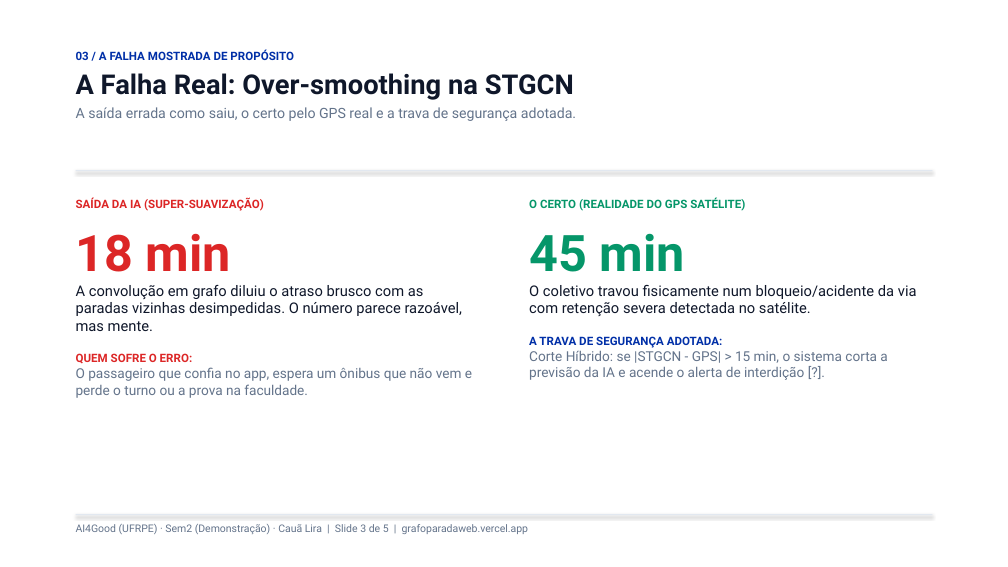
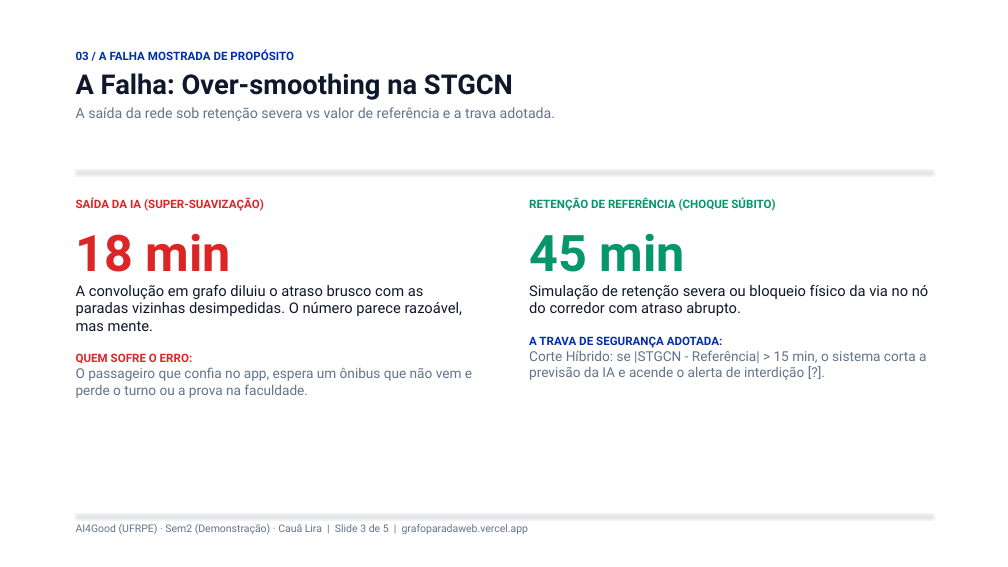
Before and after one commit to lira-labs/workspace, a slide deck: slide 3 of code/grafoparada_web/GrafoParada_Seminario2_CauaLira.pptx. Drawn at 1008x567 pixels with LibreOffice and Linux fonts; fonts in the diff are those of the drawing. Boxes give left, top, right and bottom in pixels: in the first picture for what was removed or moved away, otherwise in the second. Text is boxed around its words. In the diff, an @@ line names an element or a change of style, - is before the commit and + after.

```diff
--- a/code/grafoparada_web/GrafoParada_Seminario2_CauaLira.pptx
+++ b/code/grafoparada_web/GrafoParada_Seminario2_CauaLira.pptx
@@ text at [76, 73, 555, 121]: text changed @@
-A Falha Real: Over-smoothing na STGCN
-A saída errada como saiu, o certo pelo GPS real e a trava de segurança adotada.
+A Falha: Over-smoothing na STGCN
+A saída da rede sob retenção severa vs valor de referência e a trava adotada.
@@ text at [529, 197, 775, 211]: text changed @@
-O CERTO (REALIDADE DO GPS SATÉLITE)
+RETENÇÃO DE REFERÊNCIA (CHOQUE SÚBITO)
@@ text at [529, 285, 929, 316]: text changed @@
-O coletivo travou fisicamente num bloqueio/acidente da via com retenção severa detectada no satélite.
+Simulação de retenção severa ou bloqueio físico da via no nó do corredor com atraso abrupto.
@@ text at [529, 350, 926, 380]: text changed @@
-Corte Híbrido: se |STGCN - GPS| > 15 min, o sistema corta a previsão da IA e acende o alerta de interdição [?].
+Corte Híbrido: se |STGCN - Referência| > 15 min, o sistema corta a previsão da IA e acende o alerta de interdição [?].
```
Also in this commit, not shown: 2 other slides changed, 12 other files.
